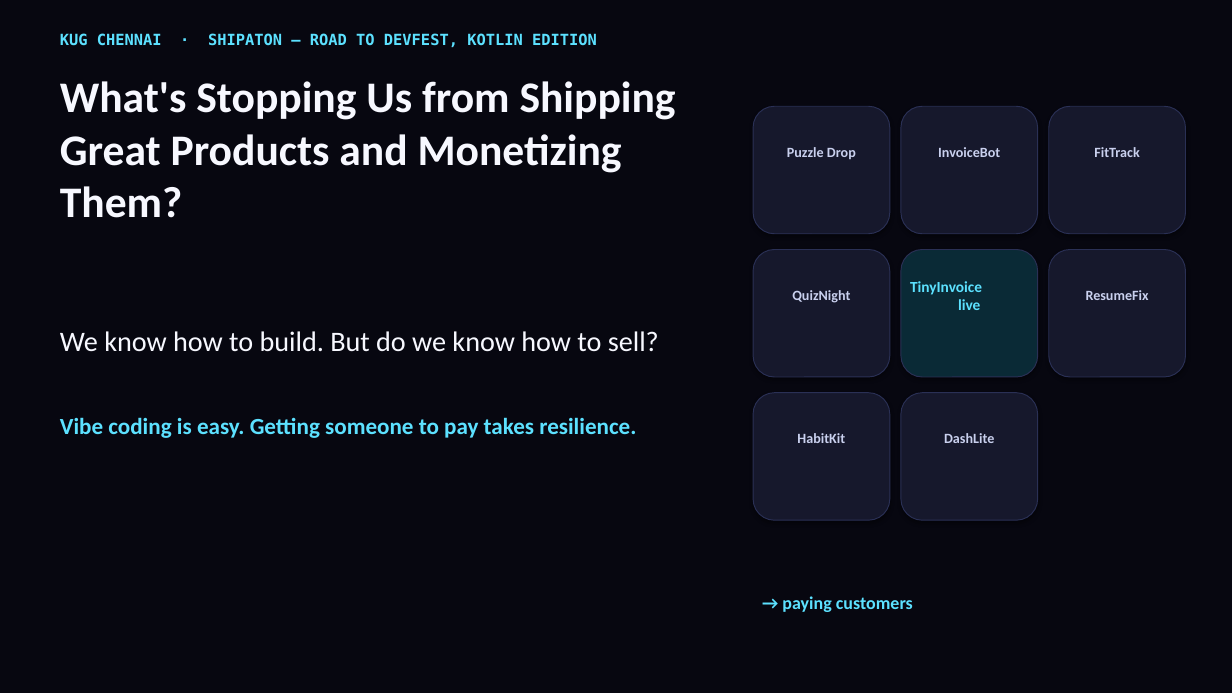
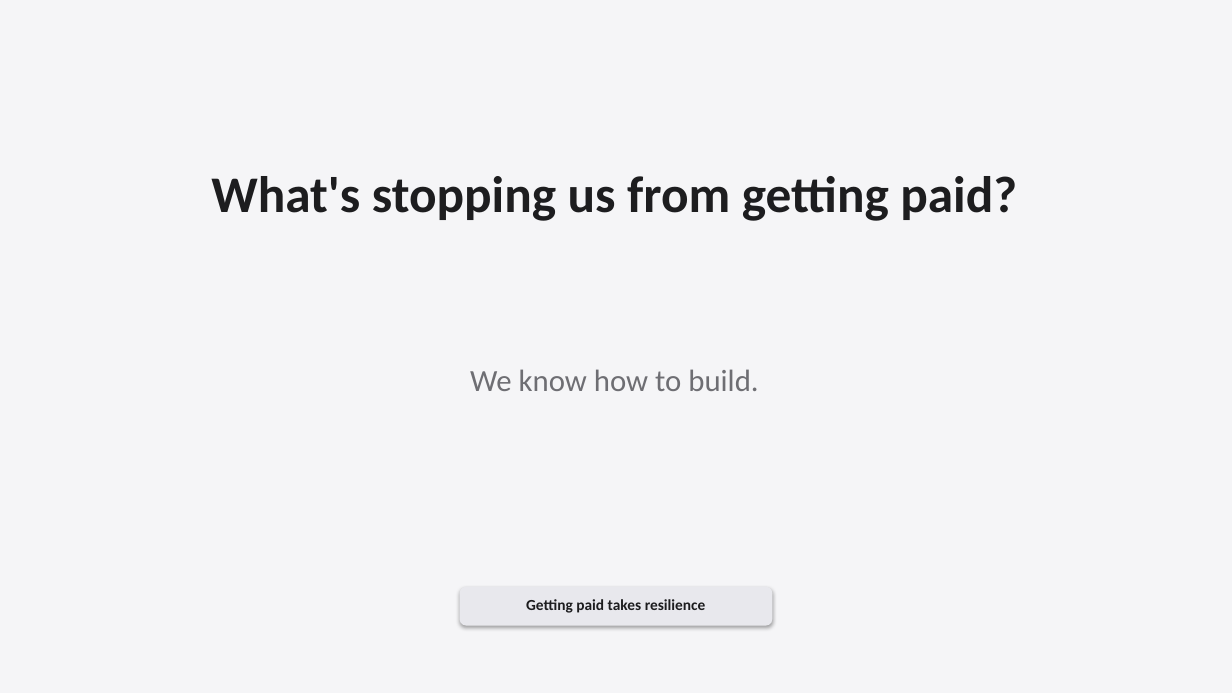
Before and after one commit to shangeethsivan/shangeethsivan.github.io, a slide deck: slide 1 of talks/shipaton-kug-chennai-2026/shipaton-kug-chennai-2026.pptx. Drawn at 1232x693 pixels with LibreOffice and Linux fonts; fonts in the diff are those of the drawing. Boxes give left, top, right and bottom in pixels: in the first picture for what was removed or moved away, otherwise in the second. Text is boxed around its words. In the diff, an @@ line names an element or a change of style, - is before the commit and + after.

Commit message:
Rebuild the Shipaton keynote as ten white Apple-style slides.

```diff
--- a/talks/shipaton-kug-chennai-2026/shipaton-kug-chennai-2026.pptx
+++ b/talks/shipaton-kug-chennai-2026/shipaton-kug-chennai-2026.pptx
@@ rectangle at bbox=[0, 0, 1232, 693]: fill #070710 to #F5F5F7 @@
@@ text removed at bbox=[60, 33, 597, 47] @@
-KUG CHENNAI · SHIPATON — ROAD TO DEVFEST, KOTLIN EDITION
@@ rounded rectangle removed at bbox=[753, 106, 890, 234] @@
@@ rounded rectangle removed at bbox=[901, 106, 1038, 234] @@
@@ rounded rectangle removed at bbox=[1049, 106, 1186, 234] @@
@@ text removed at bbox=[787, 147, 856, 159] @@
-Puzzle Drop
@@ text removed at bbox=[938, 147, 1000, 157] @@
-InvoiceBot
@@ text removed at bbox=[1094, 147, 1140, 157] @@
-FitTrack
@@ text at bbox=[211, 176, 1017, 221]: text changed; size 34 to 40 pt; text colour #F7F8FF to #1D1D1F @@
-What's Stopping Us from Shipping Great Products and Monetizing Them?
+What's stopping us from getting paid?
@@ rounded rectangle removed at bbox=[753, 250, 890, 377] @@
@@ rounded rectangle removed at bbox=[901, 250, 1038, 377] @@
@@ rounded rectangle removed at bbox=[1049, 250, 1186, 377] @@
@@ text removed at bbox=[792, 290, 850, 303] @@
-QuizNight
@@ text removed at bbox=[910, 281, 982, 310] @@
-TinyInvoice
-live
@@ text removed at bbox=[1086, 290, 1149, 300] @@
-ResumeFix
@@ text at bbox=[470, 369, 758, 391]: text changed; size 22 to 24 pt; text colour #F7F8FF to #6E6E73 @@
-We know how to build. But do we know how to sell?
+We know how to build.
@@ rounded rectangle removed at bbox=[753, 393, 890, 520] @@
@@ rounded rectangle removed at bbox=[901, 393, 1038, 520] @@
@@ text removed at bbox=[797, 433, 845, 443] @@
-HabitKit
@@ text removed at bbox=[944, 433, 994, 443] @@
-DashLite
@@ rounded rectangle added at bbox=[459, 587, 772, 626], fill #E8E8ED @@
@@ text at bbox=[526, 599, 706, 613]: text changed; size 18 to 12 pt; text colour #5CE1FF to #1D1D1F @@
-Vibe coding is easy. Getting someone to pay takes resilience.
+Getting paid takes resilience
@@ text removed at bbox=[782, 596, 913, 612] @@
-→ paying customers
```
Also in this commit, not shown: 2 other slides changed, 6 slides added, 6 slides removed, 4 other files.
